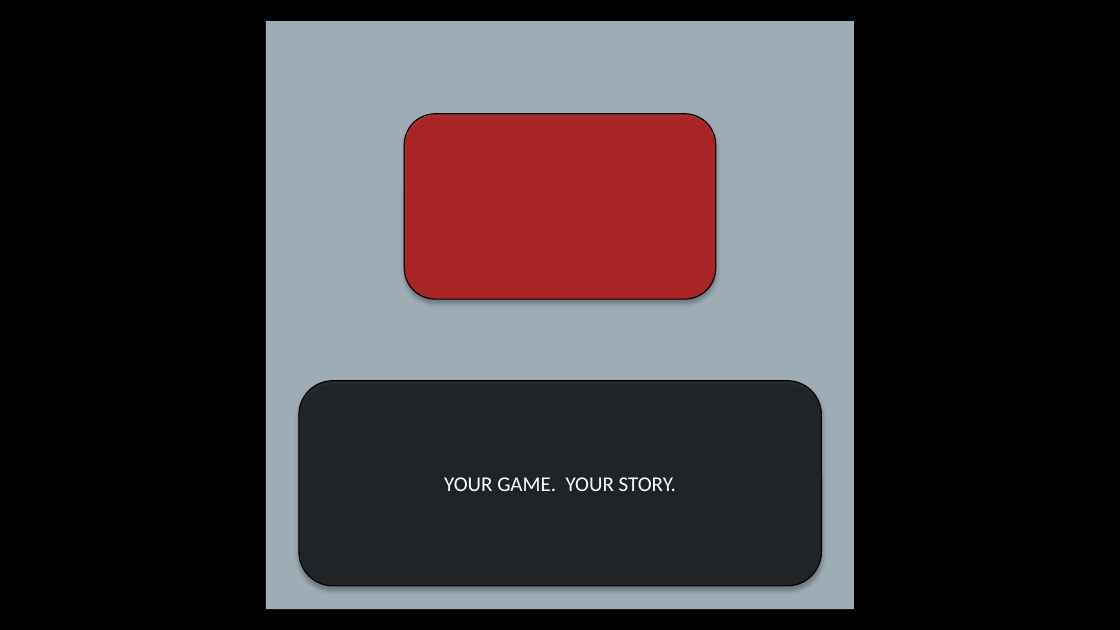
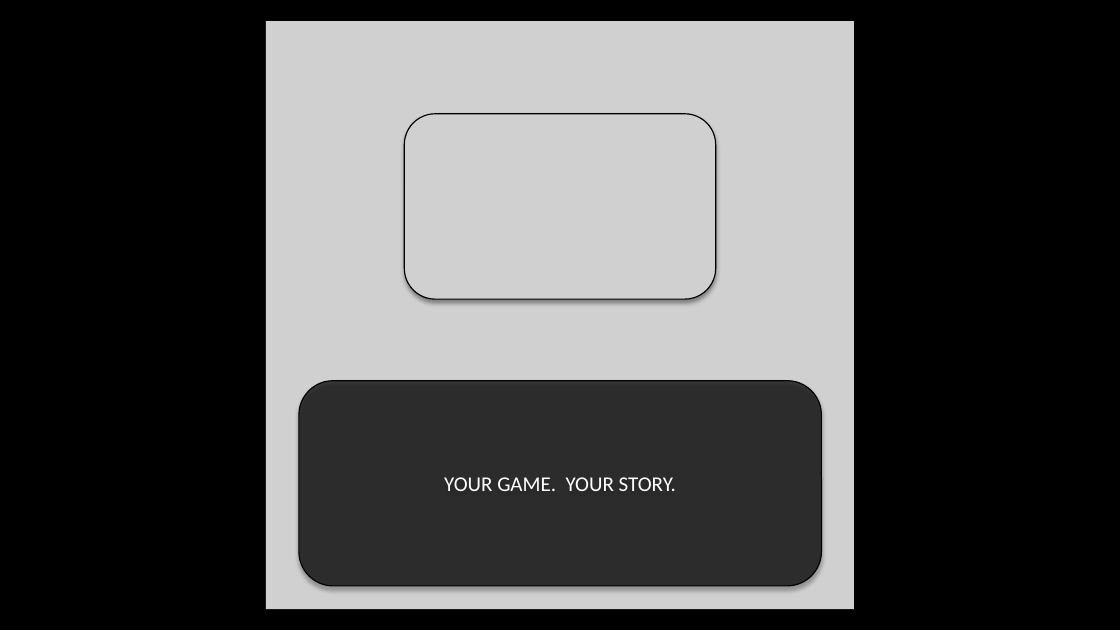
Before and after one commit to corbinmgraham/dungeons, a slide deck: slide 8 of Presentation.pptx. Drawn at 1120x630 pixels with LibreOffice and Linux fonts; fonts in the diff are those of the drawing; grey boxes stand for pictures. Boxes give left, top, right and bottom in pixels: in the first picture for what was removed or moved away, otherwise in the second. Text is boxed around its words. In the diff, an @@ line names an element or a change of style, - is before the commit and + after.

Commit message:
More pres

```diff
--- a/Presentation.pptx
+++ b/Presentation.pptx
@@ rectangle removed at (x1=266, y1=21, x2=854, y2=609) @@
@@ picture added at (x1=266, y1=21, x2=854, y2=609) @@
@@ rounded rectangle removed at (x1=404, y1=113, x2=716, y2=299) @@
@@ picture added at (x1=404, y1=113, x2=716, y2=299) @@
```
